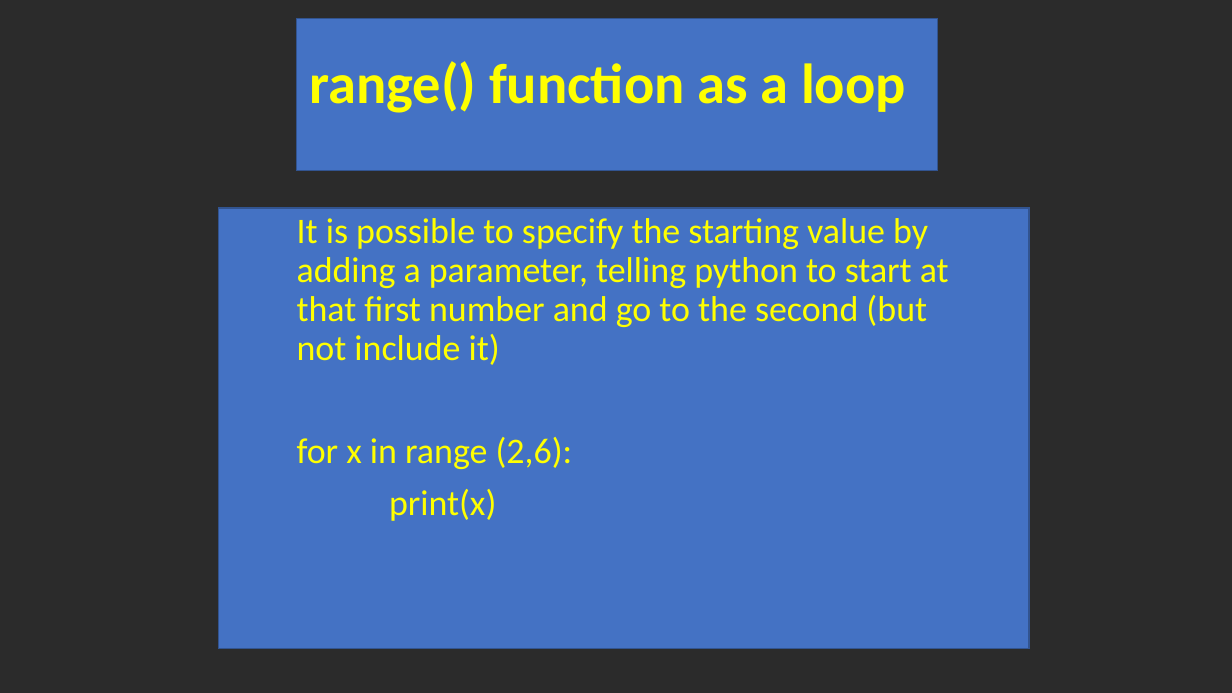
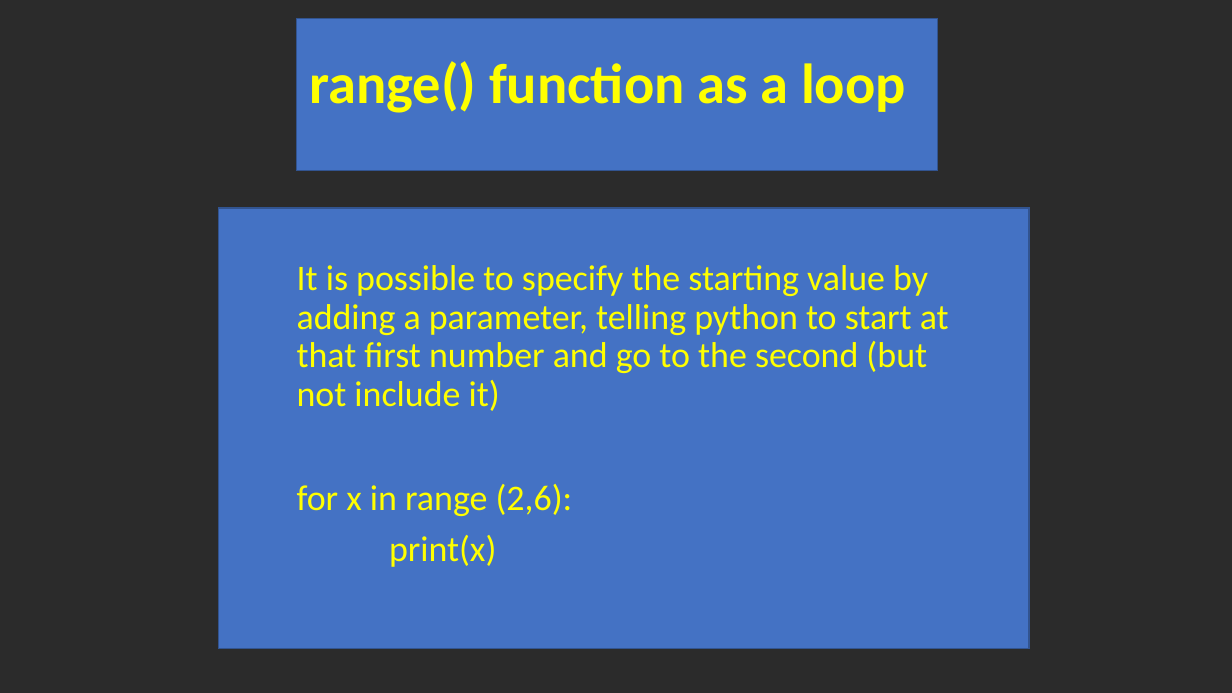
Before and after one commit to torres11991/dap-curriculum, a slide deck: slide 10 of Section06/week2day3.pptx. Drawn at 1232x693 pixels with LibreOffice and Linux fonts; fonts in the diff are those of the drawing; background and template pictures are left out; a plain dark background stands for a picture behind light text. Boxes give left, top, right and bottom in pixels: in the first picture for what was removed or moved away, otherwise in the second. Text is boxed around its words. In the diff, an @@ line names an element or a change of style, - is before the commit and + after.

```diff
--- a/Section06/week2day3.pptx
+++ b/Section06/week2day3.pptx
@@ text "It is possible to specify ...": place and size @@
-text "It is possible to specify ..." at [297, 218, 949, 521]
+text "It is possible to specify ..." at [297, 265, 949, 567]
```
Also in this commit, not shown: 5 other slides changed, 1 other file.
